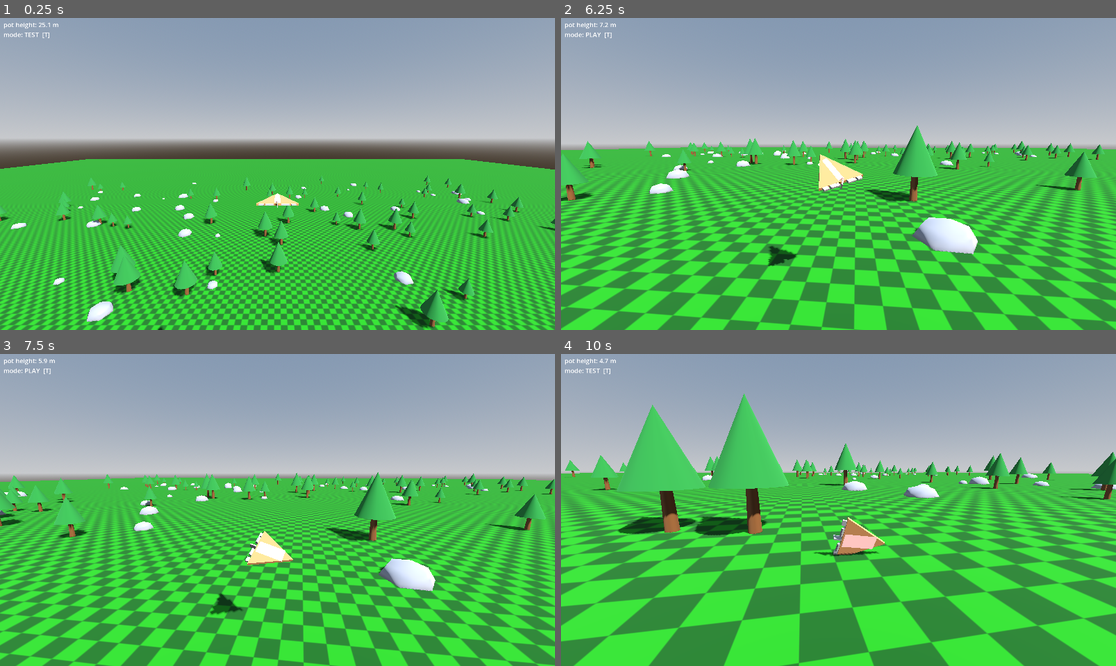
Above: before the commit, frames 1-4 (two rows, left to right).
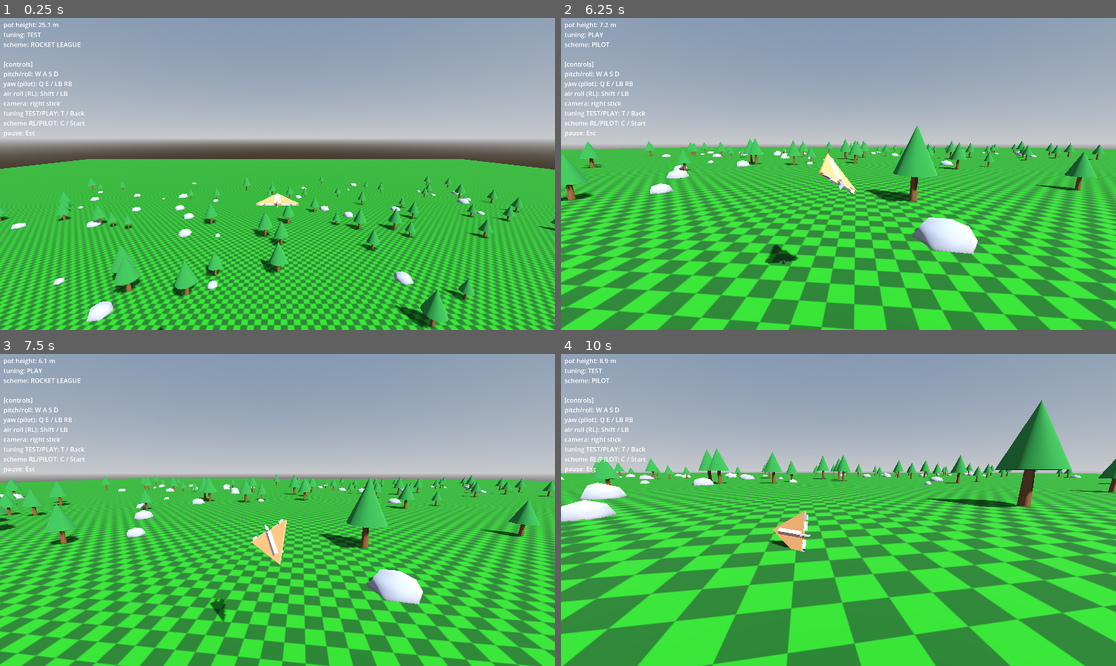
Above: after the commit, the same moments.

Repository: westonkelliher/glider
Game: Godot game, scene res://scenes/main.tscn
Two runs of this game, one before a commit and one after it. Both use one fixed random seed, a clock stepped at 60 frames per second and the inputs below.
Inputs (mouse positions are in pixels of both pictures, inside the frame that each line leads up to):
- Up to frame 1 (0.25 s): no input
- Up to frame 2 (6.25 s): tap Enter at 0.5 s; move the mouse to (866, 174) at 0.52 s; hold C (toggle_scheme, bound only after the commit) 0.53-1.28 s; hold W (move_forward) 0.53-5.78 s; tap T (toggle_tuning, bound only after the commit) at 0.8, 1.35, 2.3 s; move the mouse to (810, 174) at 1.27 s; tap C (toggle_scheme, bound only after the commit) at 1.55, 2.85, 4.35, 6.05 s; move the mouse to (849, 167) at 2.02 s; hold Shift (air_roll) 2.03-2.78 s; move the mouse to (832, 180) at 2.77 s; move the mouse to (877, 177) at 3.52 s; hold T (toggle_tuning, bound only after the commit) 3.53-4.28 s; move the mouse to (794, 170) at 4.27 s; move the mouse to (844, 174) at 5.02 s; hold T (toggle_tuning, bound only after the commit) 5.03-5.78 s; move the mouse to (816, 167) at 5.77 s; hold D (move_right) from 5.78 s (still down); tap Shift (air_roll) at 5.85 s
- Up to frame 3 (7.5 s): move the mouse to (305, 510) at 6.52 s; release D (move_right) at 6.53 s; hold C (toggle_scheme, bound only after the commit) 6.53-7.28 s; hold W (move_forward) from 6.53 s (still down); tap T (toggle_tuning, bound only after the commit) at 6.8, 7.35 s; move the mouse to (249, 510) at 7.27 s
- Up to frame 4 (10 s): tap C (toggle_scheme, bound only after the commit) at 7.55, 9.05 s; move the mouse to (849, 503) at 8.02 s; hold C (toggle_scheme, bound only after the commit) 8.03-8.78 s; tap T (toggle_tuning, bound only after the commit) at 8.3, 8.85, 9.8 s; move the mouse to (832, 516) at 8.77 s; release W (move_forward) at 8.78 s; hold A (move_left) 8.78-9.53 s; move the mouse to (877, 513) at 9.52 s; hold W (move_forward) from 9.53 s (still down); hold Shift (air_roll) from 9.53 s (still down)

The runs differ from the first frame. In frame 1, 0.6% of the frame differs, in the area x 0-16%, y 4-39%; in frame 2, 1.3%; in frame 3, 34%; in frame 4, 52%, in the area x 0-100%, y 1-100%.

Commit message:
Add RL/PILOT hotkey (C/Start) + controller toggles; show all binds in HUD
Co-Authored-By: Claude Opus 4.8 <noreply@anthropic.com>

Diff:
--- a/project.godot
+++ b/project.godot
@@ -87,6 +87,18 @@
 , Object(InputEventJoypadButton,"resource_local_to_scene":false,"resource_name":"","device":-1,"button_index":10,"pressure":0.0,"pressed":false,"script":null)
 ]
 }
+toggle_tuning={
+"deadzone": 0.5,
+"events": [Object(InputEventKey,"resource_local_to_scene":false,"resource_name":"","device":-1,"window_id":0,"alt_pressed":false,"shift_pressed":false,"ctrl_pressed":false,"meta_pressed":false,"pressed":false,"keycode":0,"physical_keycode":84,"key_label":0,"unicode":116,"location":0,"echo":false,"script":null)
+, Object(InputEventJoypadButton,"resource_local_to_scene":false,"resource_name":"","device":-1,"button_index":4,"pressure":0.0,"pressed":false,"script":null)
+]
+}
+toggle_scheme={
+"deadzone": 0.5,
+"events": [Object(InputEventKey,"resource_local_to_scene":false,"resource_name":"","device":-1,"window_id":0,"alt_pressed":false,"shift_pressed":false,"ctrl_pressed":false,"meta_pressed":false,"pressed":false,"keycode":0,"physical_keycode":67,"key_label":0,"unicode":99,"location":0,"echo":false,"script":null)
+, Object(InputEventJoypadButton,"resource_local_to_scene":false,"resource_name":"","device":-1,"button_index":6,"pressure":0.0,"pressed":false,"script":null)
+]
+}
 
 [physics]
 
--- a/scripts/glider_body.gd
+++ b/scripts/glider_body.gd
@@ -143,6 +143,16 @@
 	_refresh_menu_labels()
 
 
+const BINDS_TEXT := "[controls]\n" \
+	+ "pitch/roll: W A S D\n" \
+	+ "yaw (pilot): Q E / LB RB\n" \
+	+ "air roll (RL): Shift / LB\n" \
+	+ "camera: right stick\n" \
+	+ "tuning TEST/PLAY: T / Back\n" \
+	+ "scheme RL/PILOT: C / Start\n" \
+	+ "pause: Esc"
+
+
 func _open_menu() -> void:
 	menu_open = true
 	_menu_root.visible = true
@@ -164,16 +174,17 @@
 
 
 func _unhandled_input(event: InputEvent) -> void:
-	if event is InputEventKey and event.pressed and not event.echo:
-		# Esc toggles the pause menu.
-		if event.keycode == KEY_ESCAPE:
-			if menu_open: _close_menu()
-			else: _open_menu()
-		# T toggles TEST <-> PLAY tuning live.
-		elif event.keycode == KEY_T:
-			mode = Mode.PLAY if mode == Mode.TEST else Mode.TEST
-			_apply_tuning()
-			_refresh_menu_labels()
+	# Esc toggles the pause menu (keyboard only).
+	if event is InputEventKey and event.pressed and not event.echo \
+			and event.keycode == KEY_ESCAPE:
+		if menu_open: _close_menu()
+		else: _open_menu()
+	# T / Back toggles TEST <-> PLAY tuning live.
+	elif event.is_action_pressed("toggle_tuning"):
+		_on_tuning_pressed()
+	# C / Start toggles RL <-> PILOT control scheme live.
+	elif event.is_action_pressed("toggle_scheme"):
+		_on_control_pressed()
 
 
 func _physics_process(delta: float) -> void:
@@ -226,7 +237,9 @@
 	## velocity
 	velocity = new_velocity
 
-	_pot_label.text = "pot height: %.1f m\nmode: %s  [T]" % [pot_height, Mode.keys()[mode]]
+	var scheme_name := "ROCKET LEAGUE" if control_scheme == Scheme.RL else "PILOT"
+	_pot_label.text = "pot height: %.1f m\ntuning: %s\nscheme: %s\n\n%s" \
+		% [pot_height, Mode.keys()[mode], scheme_name, BINDS_TEXT]
 
 
 	#var speed := 0.0
Not shown, changed: README.md
